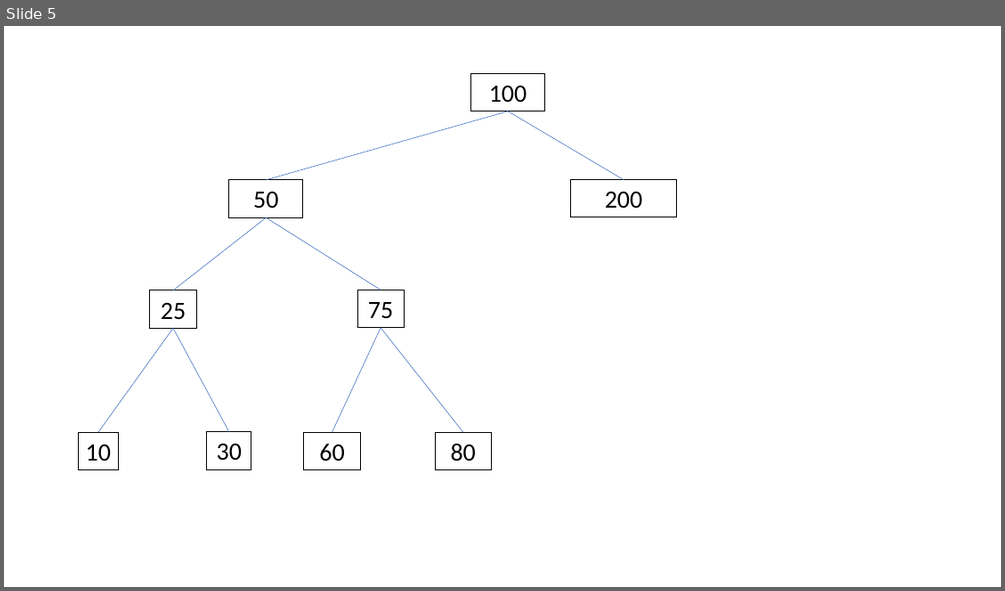
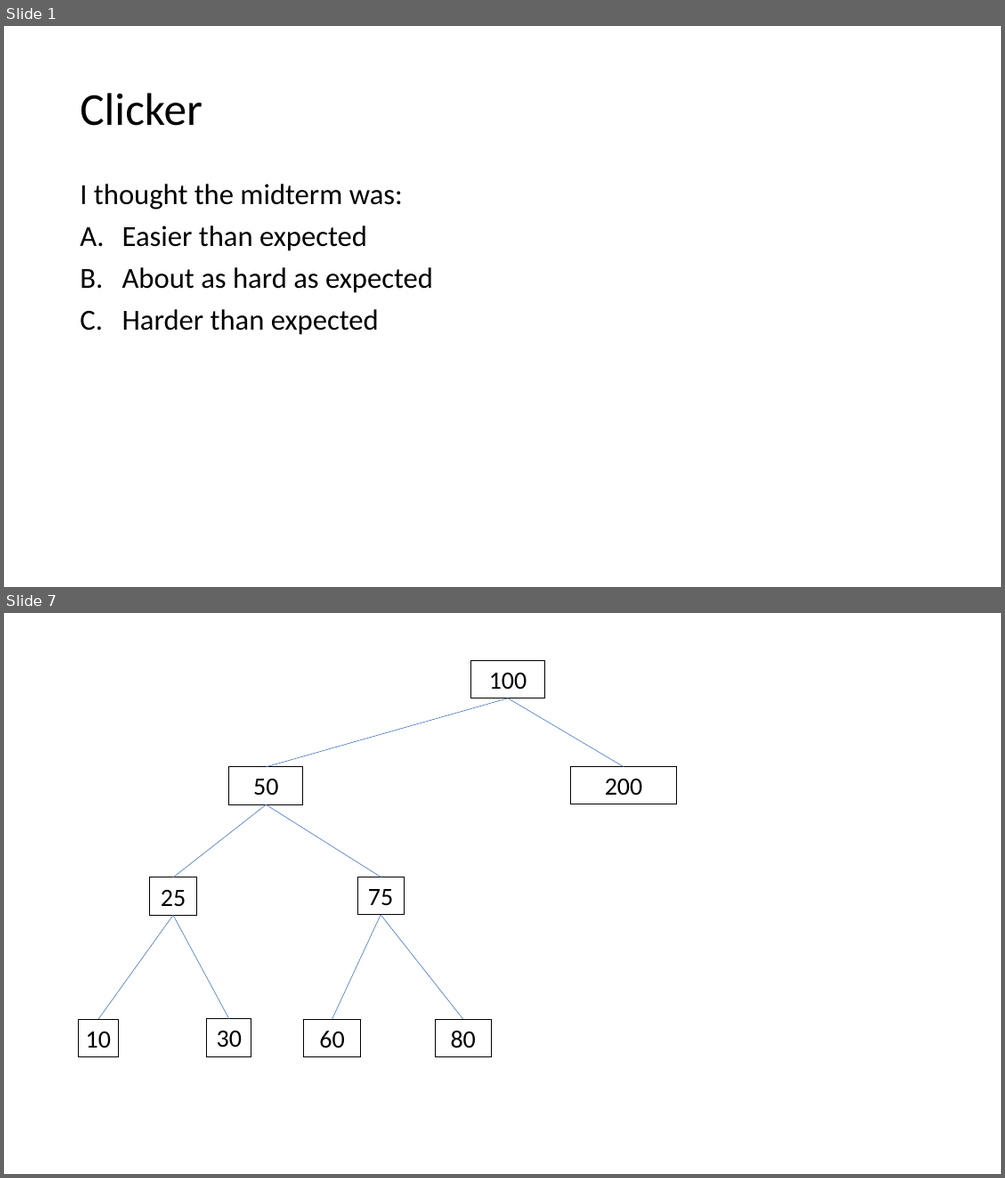
Before and after one commit to GregorKiczales/spd-materials, a slide deck: instructor/l18/l18-pad.pptx. Shown one above the other, each under a label of ours: slide 5 before the commit, slides 1 and 7 after it; the slides between them are not shown. The pictures are 1005x591 and 1005x1178 pixels, drawn with LibreOffice and Linux fonts; fonts in the diff are those of the drawing. Boxes give left, top, right and bottom in pixels: in the first picture for what was removed or moved away, otherwise in the second. Text is boxed around its words. In the diff, an @@ line names an element or a change of style, - is before the commit and + after.

```diff
--- a/instructor/l18/l18-pad.pptx
+++ b/instructor/l18/l18-pad.pptx
@@ slide 1 added at box(4, 26, 1001, 587), background #FFFFFF @@
@@ title added at box(80, 93, 202, 126), 44 pt, text #000000 @@
+Clicker
@@ text added at box(80, 184, 433, 335), 28 pt, text #000000 @@
+I thought the midterm was:
+A. Easier than expected
+B. About as hard as expected
+C. Harder than expected
@@ what was slide 5 is now slide 7 @@
```
Also in this commit, not shown: 2 slides changed, 4 other slides added, 3 slides removed, 10 other files.
